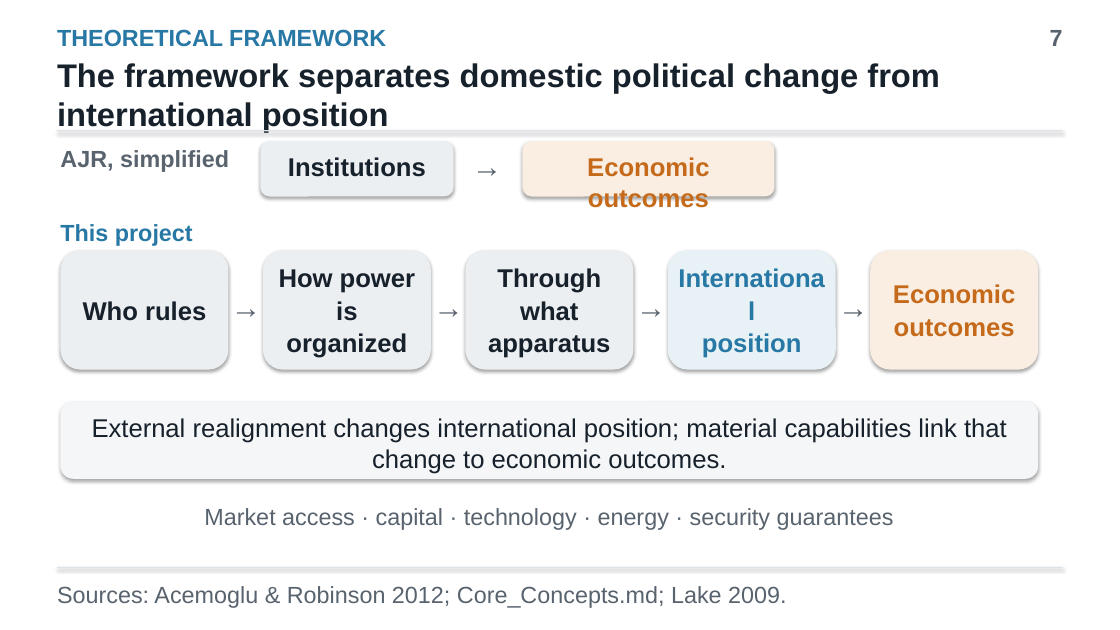
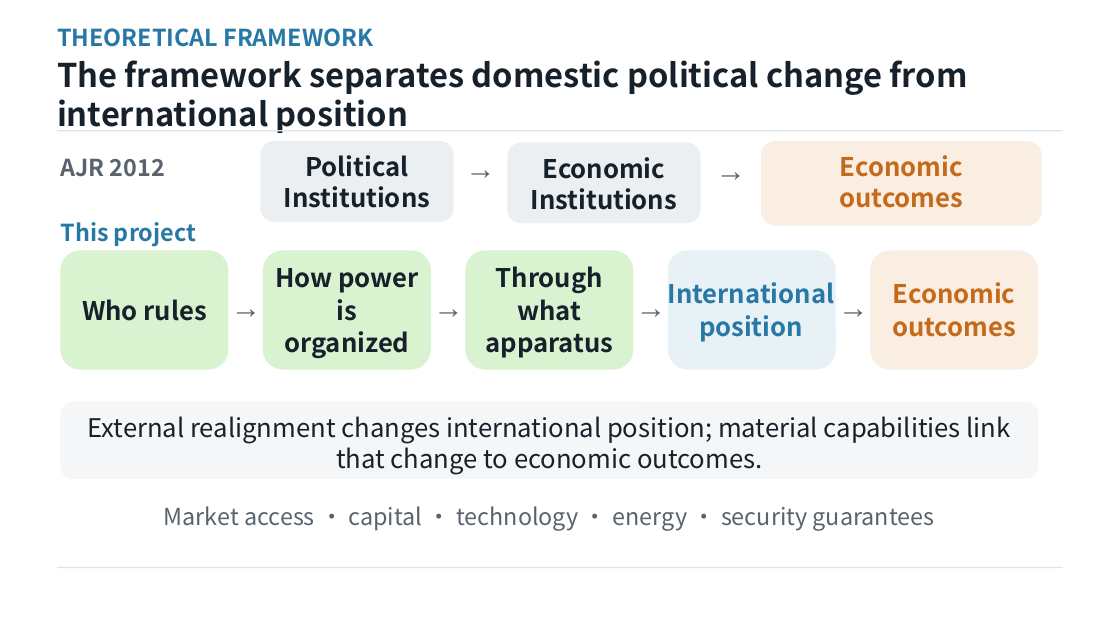
Before and after one commit to yuseicarlos2560/Economic-Development-through-Political-Materialism, a slide deck: slide 7 of presentations/thesis_introduction.pptx. Drawn at 1120x630 pixels with LibreOffice and Linux fonts; fonts in the diff are those of the drawing. Boxes give left, top, right and bottom in pixels: in the first picture for what was removed or moved away, otherwise in the second. Text is boxed around its words. In the diff, an @@ line names an element or a change of style, - is before the commit and + after.

```diff
--- a/presentations/thesis_introduction.pptx
+++ b/presentations/thesis_introduction.pptx
@@ text removed at [1050,30,1063,46] @@
-7
@@ rounded rectangle: place and size @@
-rounded rectangle at [260,141,454,197]
+rounded rectangle at [260,141,454,222]
@@ text "→": place and size @@
-text "→" at [467,147,507,185]
+text "→" at [460,149,501,187]
@@ rounded rectangle added at [507,143,701,223], fill #ECEFF2 @@
@@ shadow off in 7 elements at [57,130,1063,131], [668,250,836,370], [870,250,1038,370], [60,402,1038,479], [57,567,1063,568], [260,141,454,222], [761,141,1042,226] @@
@@ rounded rectangle: place and size @@
-rounded rectangle at [523,141,775,197]
+rounded rectangle at [761,141,1042,226]
@@ text at [60,158,165,177]: text changed; font Arial to Noto Sans CJK SC @@
-AJR, simplified
+AJR 2012
@@ text at [305,155,408,177]: paragraph added @@
+Political
@@ text added at [531,157,677,210], 22 pt, text #17212B, bold @@
+Economic
+Institutions
@@ text added at [711,151,751,189], 26 pt, text #58636E, bold @@
+→
@@ text at [839,155,963,208]: text changed; font Arial to Noto Sans CJK SC @@
-Economic outcomes
+Economic
+outcomes
@@ text at [284,186,430,208]: font Arial to Noto Sans CJK SC in "Institutions" @@
@@ fill #ECEFF2 to #D9F2D0; shadow off in 3 elements at [60,250,229,370], [263,250,431,370], [465,250,634,370] @@
@@ font Arial to Noto Sans CJK SC in 10 elements at [57,28,373,47], [57,60,968,133], [485,266,613,358], [88,416,1011,474], [60,222,196,247], [164,506,935,531], [275,268,418,358], [892,282,1016,337], [668,282,835,342], [82,299,207,321] @@
@@ text "International position": place and size @@
-text "International position" at [702,333,802,358]
+text "International position" at [668,282,835,342]
@@ text removed at [57,586,786,608] @@
-Sources: Acemoglu & Robinson 2012; Core_Concepts.md; Lake 2009.
```
Also in this commit, not shown: 16 other slides changed, 2 slides added, 1 other file.
